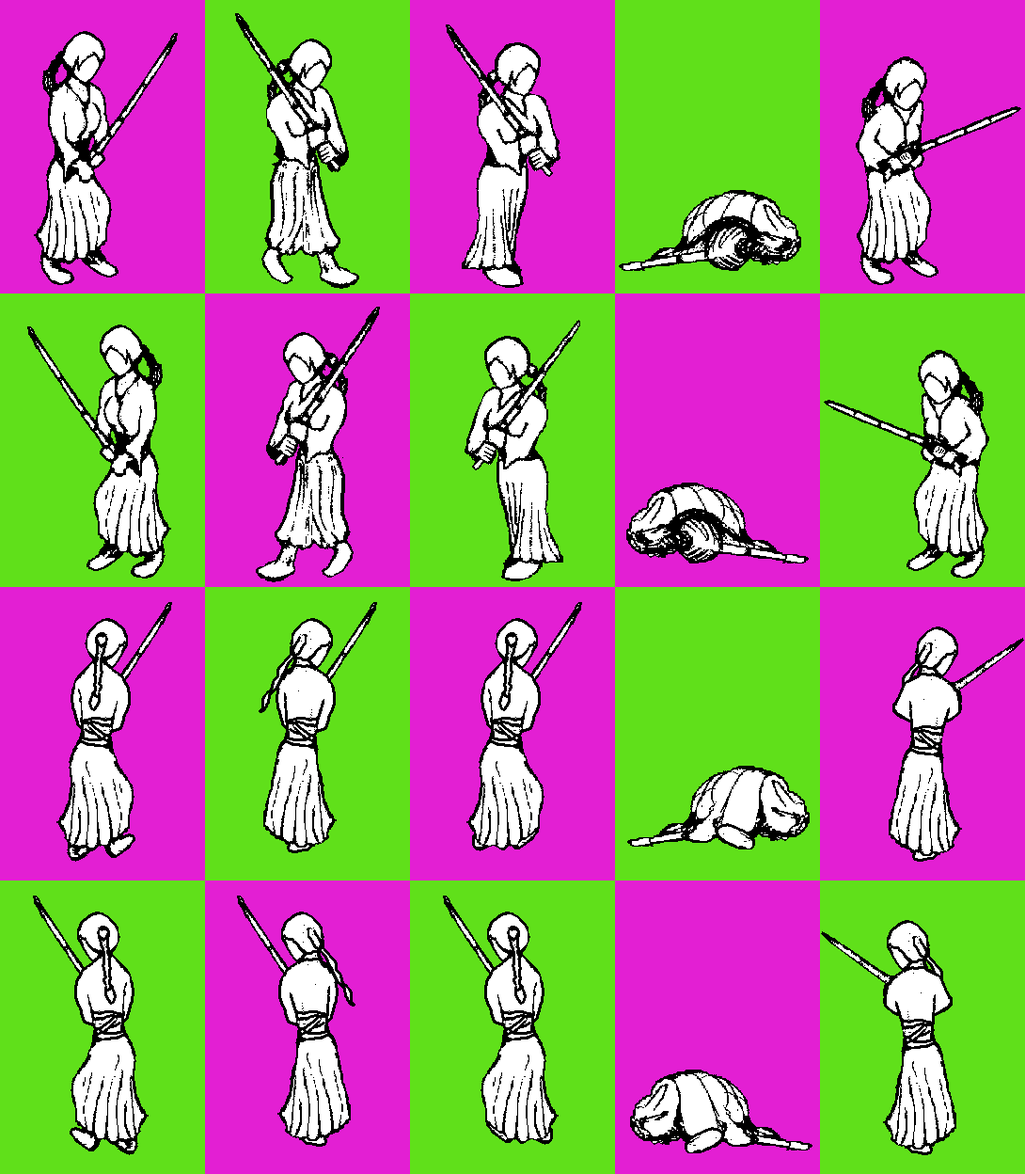
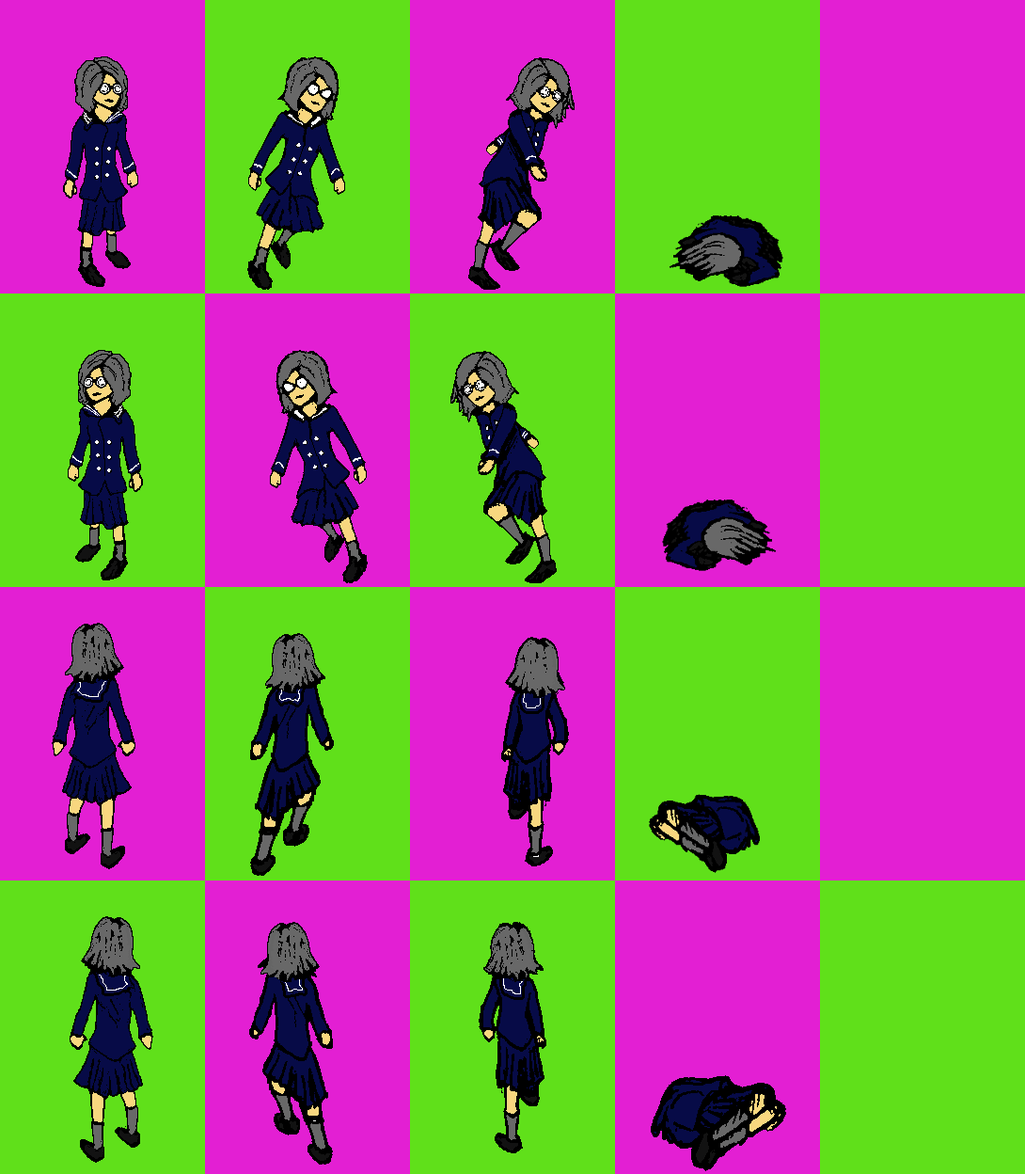
Two versions of the same layered image (1025px x 1174px). Layer-by-layer changes:
added layer "Pasted Layer #3" above "Pasted Layer" over [51, 56, 787, 1171]
hid "Pasted Layer #1" over [27, 13, 1025, 1155]
